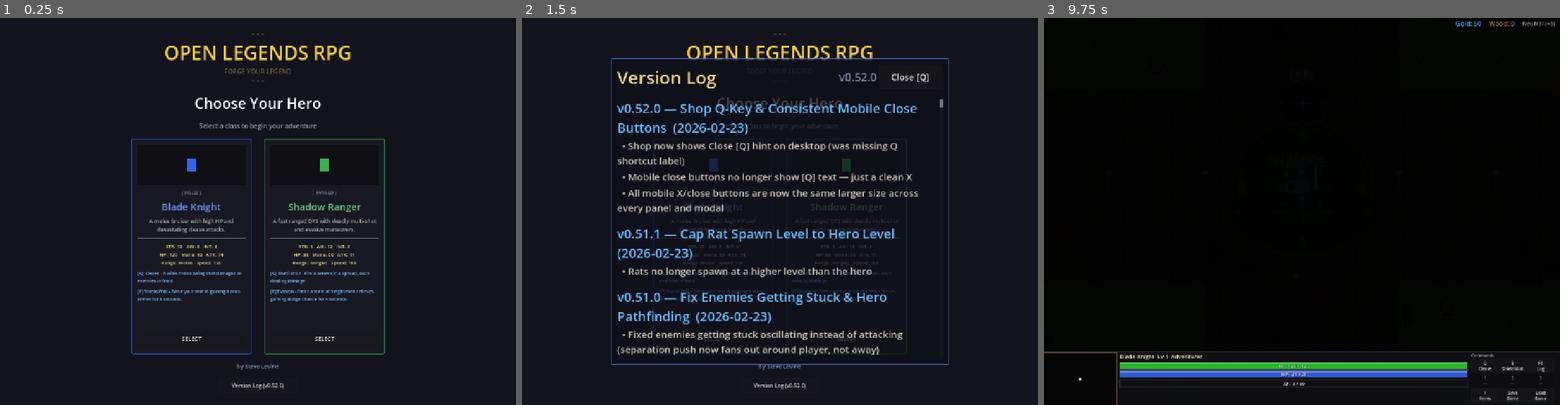
Above: before the commit, frames 1-3 (left to right).
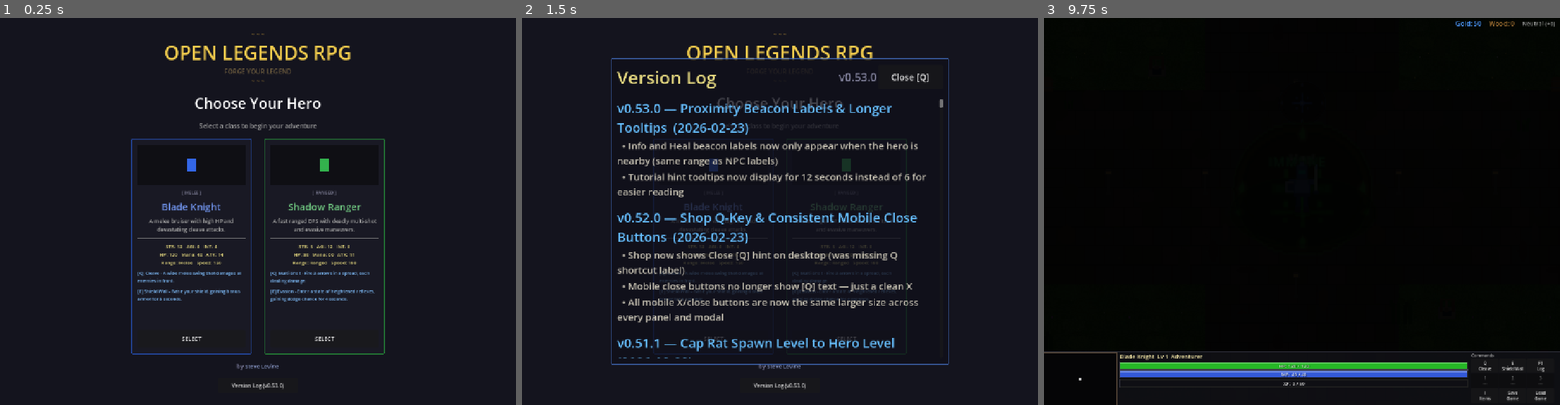
Above: after the commit, the same moments.

Repository: slxny/legends-open-rpg
Game: Godot game, scene res://scenes/main.tscn
The game is run twice, just before and just after one commit, with the same random seed, the same clock (stepped at 60 frames per second) and the same inputs.
Inputs (mouse positions are in pixels of both pictures, inside the frame that each line leads up to):
- Up to frame 1 (0.25 s): no input
- Up to frame 2 (1.5 s): click "Version Log (v0.52.0)" (after the commit: "Version Log (v0.53.0)") at 0.5 s; click "SELECT" at 1.25 s
- Up to frame 3 (9.75 s): click "SELECT" at 2 s; tap Enter at 2.75, 4.25, 5.75 s; move the mouse to (1415, 192) at 2.77 s; hold D (move_right) 2.78-3.5 s; hold Q (ability_1) 2.78-3.5 s; click (1415, 192) at 2.92 s; tap Space (attack) at 3.5, 6.5 s; drag from (1198, 230) to (1276, 288) at 3.52 s; move the mouse to (1353, 126) at 4.27 s; hold D (move_right) 4.28-5 s; hold Space (attack) 4.28-5 s; drag from (1276, 288) to (1147, 153) at 5.02 s; move the mouse to (1456, 269) at 5.77 s; hold A (move_left) 5.78-6.5 s; tap 1 at 5.85 s; drag from (1147, 153) to (1224, 114) at 6.52 s; move the mouse to (1327, 211) at 7.27 s; hold S (move_down) 7.28-8 s; tap 3 at 7.35 s; click (1327, 211) at 7.42 s; drag from (1224, 114) to (1198, 230) at 8.02 s; move the mouse to (1415, 192) at 8.77 s; hold W (move_up) 8.78-9.5 s; hold Q (ability_1) 8.78-9.5 s; drag from (1198, 230) to (1276, 288) at 9.52 s

The runs differ from the first frame. In frame 1, less than 0.1% of the frame differs, in the area x 53-54%, y 94-96%; in frame 2, 9.9%, in the area x 18-79%, y 15-96%; in frame 3, less than 0.1%.

Commit message:
Beacon labels proximity-only, tutorial hints last longer
- Info and Heal beacon labels now hidden until hero is within 120px
  (matches NPC label behavior with same distance/interval pattern)
- Tutorial hint tooltips display for 12s instead of 6s

https://claude.ai/code/session_01L3b9EJLMRKJDXXWSLJCZYh

Diff:
--- a/scenes/npcs/beacon.gd
+++ b/scenes/npcs/beacon.gd
@@ -18,7 +18,11 @@
 var _player_inside: bool = false
 var _heal_range_sq: float = 0.0  # Squared beacon radius for distance healing check
 var _played_heal_sfx: bool = false  # Track whether SFX already played this visit
+var _cached_player: Node2D = null
+var _label_check_timer: float = 0.0
 const ZOOM_REF := 3.0
+const LABEL_VISIBLE_DISTANCE_SQ: float = 14400.0  # 120^2 — same range as NPC labels
+const LABEL_CHECK_INTERVAL: float = 0.3
 
 # Map beacon colors to texture names
 const BEACON_TEXTURE_MAP = {
@@ -46,12 +50,13 @@
 
 	if not beacon_label.is_empty():
 		label.text = beacon_label
-		var vp_size = get_viewport().get_visible_rect().size
 		if DisplayServer.is_touchscreen_available():
 			label.add_theme_font_size_override("font_size", 18)
 		label.pivot_offset = label.size / 2.0
+		label.visible = false  # Start hidden; shown by proximity check
 	else:
 		label.visible = false
+	_label_check_timer = randf_range(0.0, LABEL_CHECK_INTERVAL)
 
 	# Set collision shape — make unique so instances don't share the sub-resource
 	var shape = $CollisionShape2D
@@ -62,6 +67,24 @@
 	_heal_range_sq = (beacon_radius + 20.0) * (beacon_radius + 20.0)
 
 func _process(delta: float) -> void:
+	if beacon_label.is_empty():
+		return
+	_label_check_timer -= delta
+	if _label_check_timer > 0.0:
+		if label.visible:
+			var cam = get_viewport().get_camera_2d()
+			if cam:
+				label.scale = Vector2(ZOOM_REF / cam.zoom.x, ZOOM_REF / cam.zoom.x)
+		return
+	_label_check_timer = LABEL_CHECK_INTERVAL
+	if not _cached_player or not is_instance_valid(_cached_player):
+		var players = get_tree().get_nodes_in_group("player")
+		if players.size() > 0:
+			_cached_player = players[0]
+		else:
+			return
+	var dist_sq = global_position.distance_squared_to(_cached_player.global_position)
+	label.visible = dist_sq < LABEL_VISIBLE_DISTANCE_SQ
 	if label.visible:
 		var cam = get_viewport().get_camera_2d()
 		if cam:
--- a/scenes/ui/changelog_dialog.gd
+++ b/scenes/ui/changelog_dialog.gd
@@ -9,9 +9,18 @@
 var _is_visible: bool = false
 var _is_mobile: bool = false
 
-const GAME_VERSION := "v0.52.0"
+const GAME_VERSION := "v0.53.0"
 
 const CHANGELOG: Array[Dictionary] = [
+	{
+		"version": "v0.53.0",
+		"title": "Proximity Beacon Labels & Longer Tooltips",
+		"date": "2026-02-23",
+		"entries": [
+			"Info and Heal beacon labels now only appear when the hero is nearby (same range as NPC labels)",
+			"Tutorial hint tooltips now display for 12 seconds instead of 6 for easier reading",
+		]
+	},
 	{
 		"version": "v0.52.0",
 		"title": "Shop Q-Key & Consistent Mobile Close Buttons",
--- a/scenes/ui/hud.gd
+++ b/scenes/ui/hud.gd
@@ -1001,7 +1001,7 @@
 		_hint_tween.kill()
 	_hint_tween = create_tween()
 	_hint_tween.tween_property(_hint_panel, "modulate:a", 1.0, 0.4)
-	_hint_tween.tween_interval(6.0)
+	_hint_tween.tween_interval(12.0)
 	_hint_tween.tween_property(_hint_panel, "modulate:a", 0.0, 0.6)
 	_hint_tween.tween_callback(_on_hint_finished)
 
